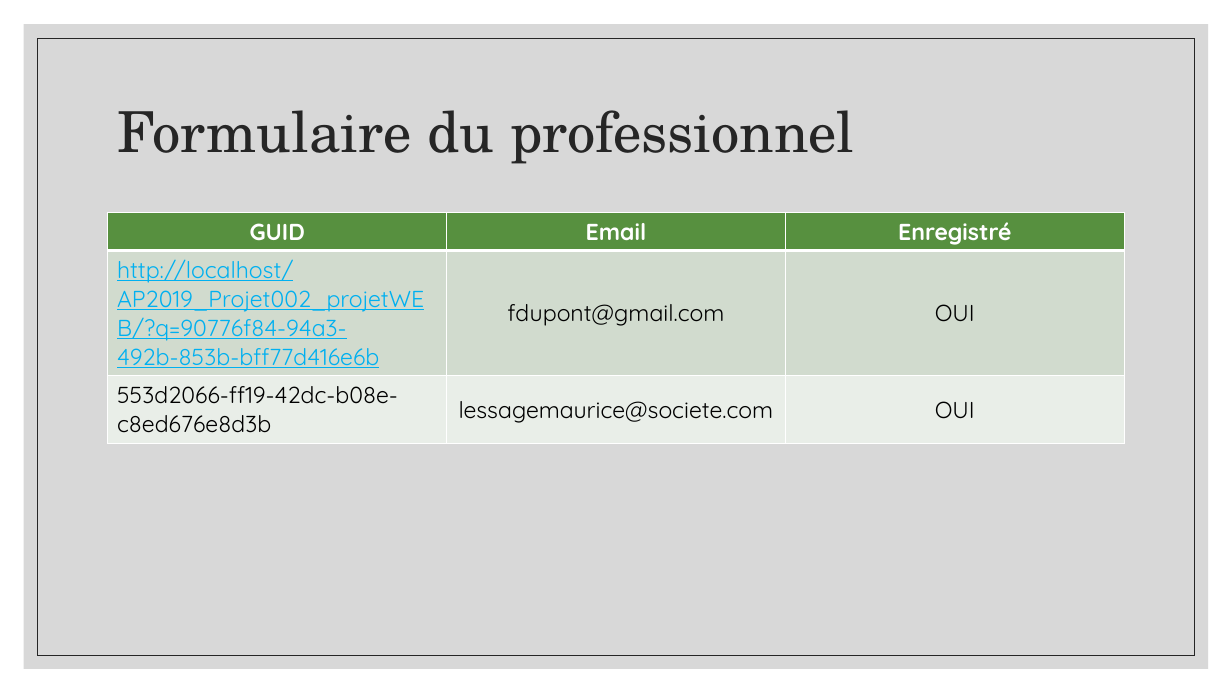
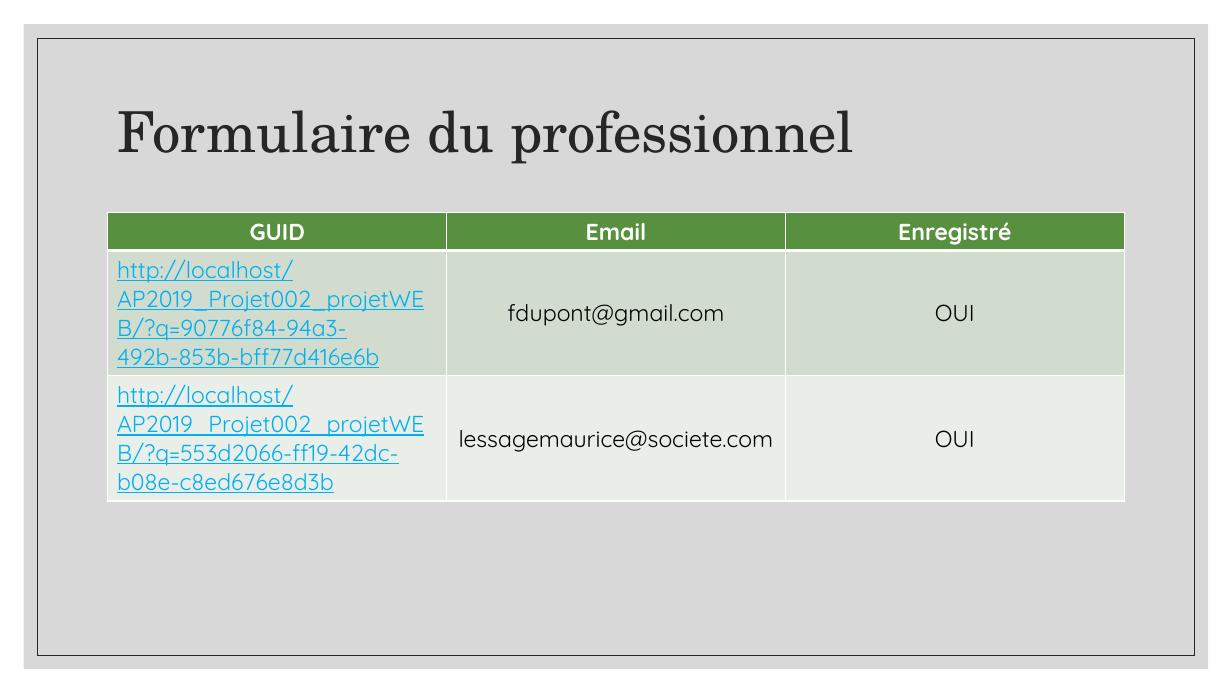
Before and after one commit to Tinquen59/AP2019_Projet002_projetWEB, a slide deck: slide 18 of plus/Formulaire_Connectlife.pptx (slide 19 before the commit). Drawn at 1232x693 pixels with LibreOffice and Linux fonts; fonts in the diff are those of the drawing; background and template pictures are left out. Boxes give left, top, right and bottom in pixels: in the first picture for what was removed or moved away, otherwise in the second. Text is boxed around its words. In the diff, an @@ line names an element or a change of style, - is before the commit and + after.

```diff
--- a/plus/Formulaire_Connectlife.pptx
+++ b/plus/Formulaire_Connectlife.pptx
@@ table at <box>108,213,1126,497</box> @@
-row 3, column 1: 553d2066-ff19-42dc-b08e-c8ed676e8d3b
+row 3, column 1: http://localhost/AP2019_Projet002_projetWEB/?q=553d2066-ff19-42dc-b08e-c8ed676e8d3b
```
Also in this commit, not shown: 6 other slides changed, 1 slide added, 1 slide removed, 4 other files.
